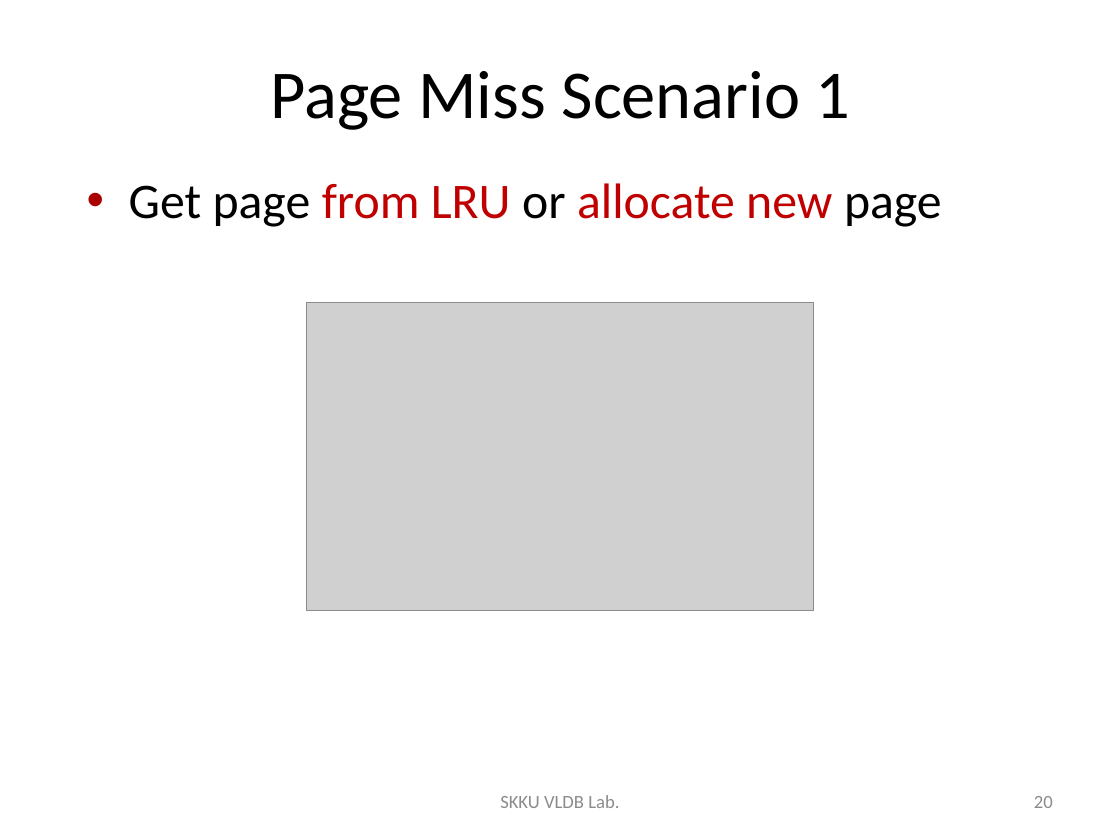
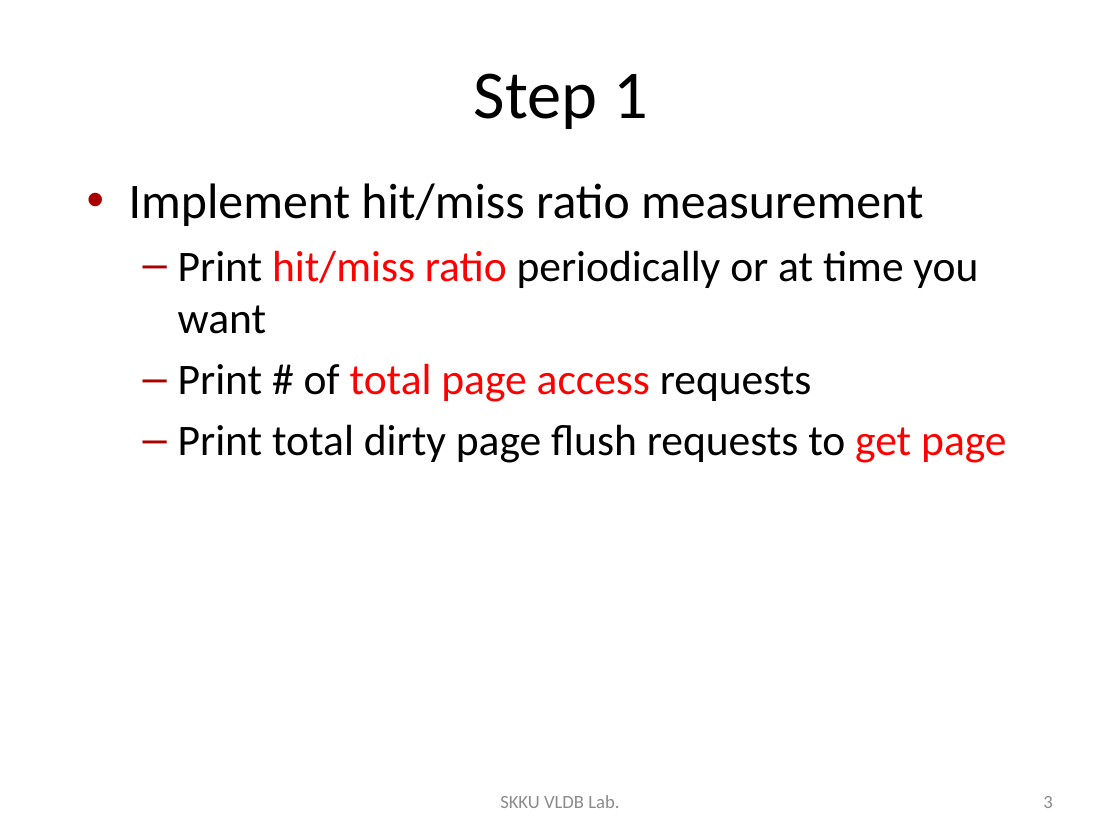
Before and after one commit to wurikiji/2016-db-programming-fall, a slide deck: slide 3 of 4주차/4주차 - Asignment 3.pptx (slide 20 before the commit). Drawn at 1120x840 pixels with LibreOffice and Linux fonts; fonts in the diff are those of the drawing; grey boxes stand for pictures. Boxes give left, top, right and bottom in pixels: in the first picture for what was removed or moved away, otherwise in the second. Text is boxed around its words. In the diff, an @@ line names an element or a change of style, - is before the commit and + after.

```diff
--- a/4주차/4주차 - Asignment 3.pptx
+++ b/4주차/4주차 - Asignment 3.pptx
@@ title at [474,73,648,129]: text changed @@
-Page Miss Scenario 1
+Step 1
@@ text at [129,183,1006,463]: text changed; size 32 to 28 pt; text colour #C00000 to #000000 @@
-• Get page from LRU or allocate new page
+• Implement hit/miss ratio measurement
+  – Print hit/miss ratio periodically or at time you want
+  – Print # of total page access requests
+  – Print total dirty page flush requests to get page
@@ picture removed at [306,302,813,610] @@
@@ page number at [1043,796,1052,808]: text changed @@
-20
+3
```
Also in this commit, not shown: 5 other slides changed, 4 slides added, 20 slides removed, 1 other file.
